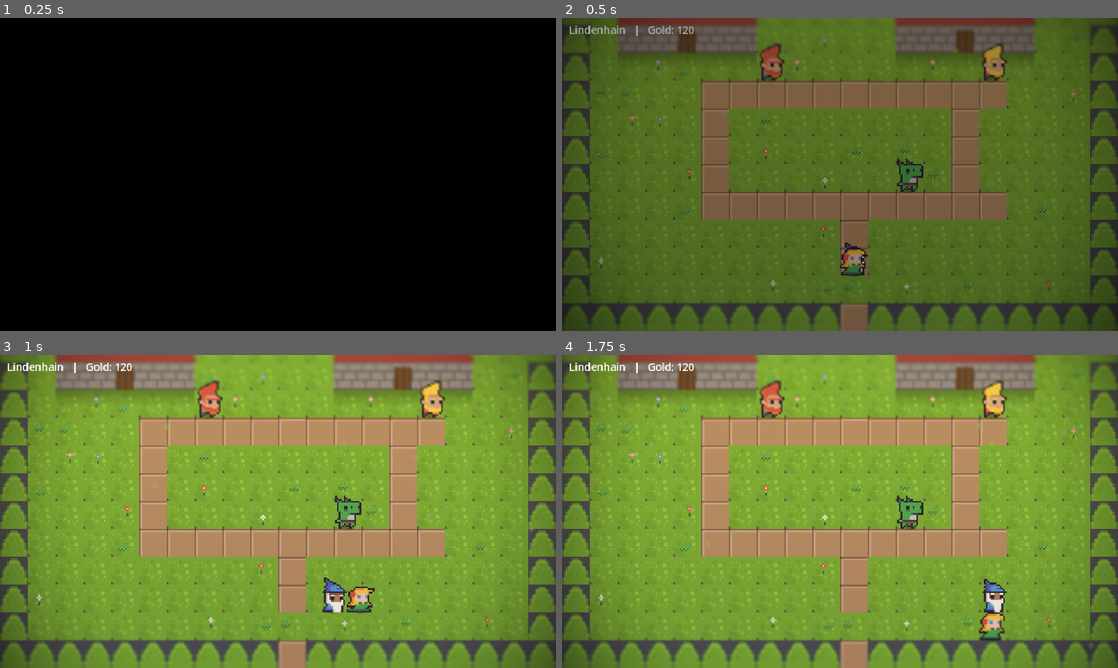
Above: before the commit, frames 1-4 (two rows, left to right).
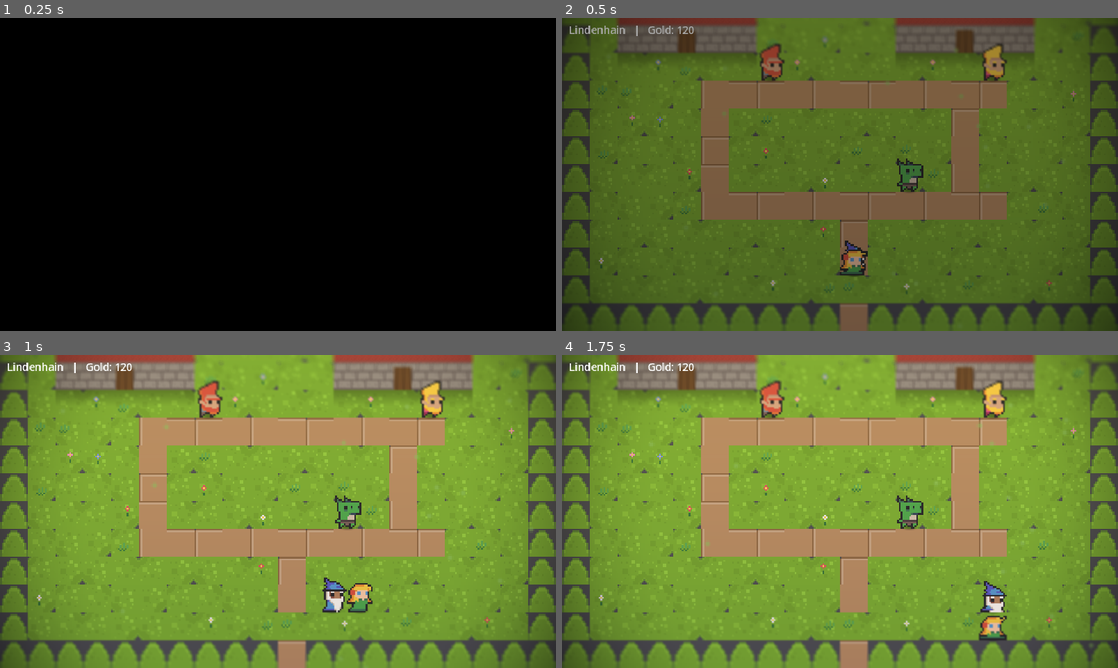
Above: after the commit, the same moments.

Repository: KungFuBrot/RpgGodot
Game: Godot game, scene res://scenes/Main.tscn
Two runs of this game, one before a commit and one after it. Both use one fixed random seed, a clock stepped at 60 frames per second and the inputs below.
Inputs:
- Up to frame 1 (0.25 s): no input
- Up to frame 2 (0.5 s): no input
- Up to frame 3 (1 s): tap Enter at 0.5 s; hold Right (move_right) from 0.53 s (still down); hold Z (confirm) from 0.53 s (still down); tap Space at 0.77 s
- Up to frame 4 (1.75 s): release Right (move_right) at 1.28 s; release Z (confirm) at 1.28 s; hold Down (move_down) from 1.28 s (still down); tap Enter at 1.35 s; tap Space at 1.52 s

Frame 1 is identical in both runs. In frame 2, 1.1% of the frame differs, in the area x 5-95%, y 1-92%; in frame 3, 4.2%; in frame 4, 4.3%, in the area x 5-95%, y 0-93%.

Commit message:
Feld-Laufanimation + Kachel-Variation gegen Rastereindruck
- Feldfiguren laufen jetzt animiert: field_char(id, walking, frame)
  liefert DTII-Lauf-Frames beim Gehen, Idle-Frames im Stand. Field
  taktet anim_frame (~7 fps) in _process; _update_sprites nutzt den
  Bewegungszustand.
- Ueberwelt-Boden variiert pro Kachel: KENNEY_VARIANTS (Gras/Wasser/Weg
  je mehrere gleichwertige Voll-Kacheln), tile_at(kind,x,y) waehlt
  deterministisch per Hash -> bricht den sichtbaren Rasterlook auf.
- Web-Build neu exportiert.

Co-Authored-By: Claude Fable 5 <noreply@anthropic.com>

Diff:
--- a/scripts/Field.gd
+++ b/scripts/Field.gd
@@ -26,6 +26,8 @@
 var facing := Vector2i(0, 1)
 var moving := false
 var walk_frame := 0
+var anim_frame := 0      # laufender Animationsindex (0..3) für Idle/Lauf
+var anim_accum := 0.0    # Zeitzähler für den Frame-Wechsel
 var steps_since_battle := 0
 var state := "move"  # move | dialogue | shop | locked (Übergang läuft)
 
@@ -194,7 +196,7 @@
 		for x in row.length():
 			var ch := row[x]
 			var s := Sprite2D.new()
-			s.texture = SpriteFactory.tile(MapData.TILE_FOR_CHAR[ch])
+			s.texture = SpriteFactory.tile_at(MapData.TILE_FOR_CHAR[ch], x, y)
 			s.centered = false
 			s.position = Vector2(x * TILE, y * TILE)
 			add_child(s)
@@ -382,15 +384,22 @@
 	return "side"
 
 func _update_sprites() -> void:
-	player.texture = SpriteFactory.character("serena", _dir_name(facing), walk_frame)
+	player.texture = SpriteFactory.field_char("serena", moving, anim_frame)
 	player.flip_h = facing.x < 0
 	var fd := player_tile - follower_tile
 	if fd == Vector2i.ZERO:
 		fd = facing
-	follower.texture = SpriteFactory.character("milo", _dir_name(fd), walk_frame)
+	follower.texture = SpriteFactory.field_char("milo", moving, anim_frame)
 	follower.flip_h = fd.x < 0
 
-func _process(_delta: float) -> void:
+func _process(delta: float) -> void:
+	# Weiterlaufende Idle-/Lauf-Animation (4 Frames, ~7 fps).
+	anim_accum += delta
+	if anim_accum >= 0.14:
+		anim_accum -= 0.14
+		anim_frame = (anim_frame + 1) % 4
+		if is_instance_valid(player):
+			_update_sprites()
 	if state == "move" and not moving:
 		var dir := Vector2i.ZERO
 		if Input.is_action_pressed("move_up"): dir = Vector2i(0, -1)
--- a/scripts/SpriteFactory.gd
+++ b/scripts/SpriteFactory.gd
@@ -59,9 +59,24 @@
 # Kartenzeichen → Kenney-Zelle (Spalte, Zeile). Nur Terrain; Häuser/Marker
 # und Dungeon-Kacheln kommen weiterhin von anderswo.
 const KENNEY_TILES := {
-	"grass": Vector2i(1, 15), "tree": Vector2i(13, 10), "path": Vector2i(0, 25),
-	"water": Vector2i(1, 3), "mount": Vector2i(6, 14),
+	"grass": Vector2i(0, 15), "tree": Vector2i(13, 10), "path": Vector2i(0, 25),
+	"water": Vector2i(0, 0), "mount": Vector2i(6, 14),
 }
+
+# Mehrere gleichwertige Voll-Kacheln pro Terrain → bricht den Rastereindruck.
+const KENNEY_VARIANTS := {
+	"grass": [Vector2i(0, 15), Vector2i(1, 15), Vector2i(0, 16), Vector2i(1, 16)],
+	"water": [Vector2i(0, 0), Vector2i(1, 0), Vector2i(0, 1)],
+	"path": [Vector2i(0, 25), Vector2i(1, 25), Vector2i(0, 26), Vector2i(1, 26)],
+}
+
+## Kachel für Kartenposition (x,y) mit deterministischer Variation (falls vorhanden).
+static func tile_at(kind: String, x: int, y: int) -> Texture2D:
+	if KENNEY_VARIANTS.has(kind):
+		var vs: Array = KENNEY_VARIANTS[kind]
+		var h := ((x * 73856093) ^ (y * 19349663)) & 0x7fffffff
+		return _kenney(vs[h % vs.size()])
+	return tile(kind)
 
 static var _kenney_sheet: Texture2D
 
@@ -315,11 +330,16 @@
 	]],
 }
 
-# Feldfigur aus dem CC0-Pack. dir wird ignoriert (DTII blickt nach rechts;
-# das Feld spiegelt für „links"), frame 0/1 gibt eine leichte Idle-Bewegung.
+# Feldfigur aus dem CC0-Pack (Idle-Pose). dir wird ignoriert (DTII blickt
+# nach rechts; das Feld spiegelt für „links").
 static func character(id: String, dir: String, frame: int) -> Texture2D:
+	return field_char(id, false, frame)
+
+## Feldfigur mit Zustand: laufend → Lauf-Animation, sonst Idle (je 4 Frames).
+static func field_char(id: String, walking: bool, frame: int) -> Texture2D:
 	var base: String = FIELD_DTII.get(id, "elf_f")
-	return dtii("%s_idle_anim_f%d" % [base, frame % 4])
+	var anim := "run" if walking else "idle"
+	return dtii("%s_%s_anim_f%d" % [base, anim, frame % 4])
 
 ## (Alt, ungenutzt) prozedurale Feldfigur aus Row-Art.
 static func character_art(id: String, dir: String, frame: int) -> Texture2D:
